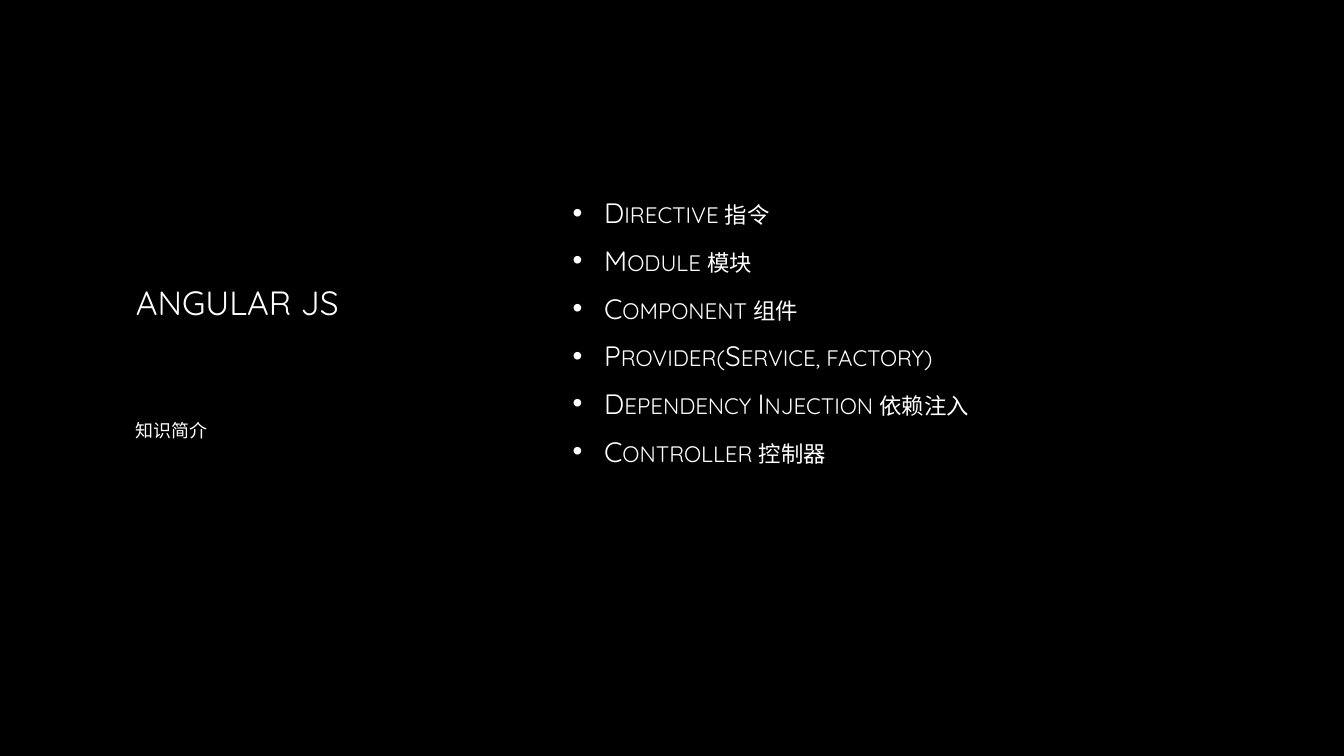
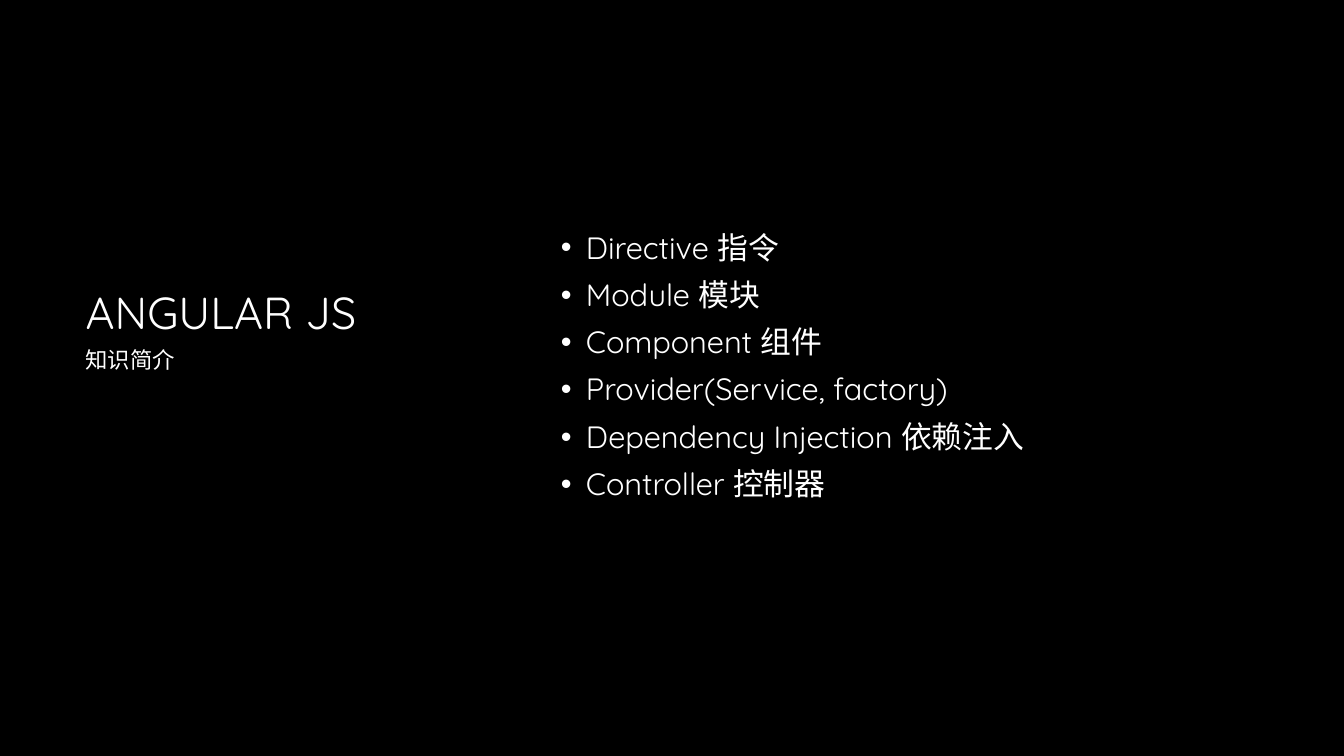
Before and after one commit to lee813/ECVFrontend, a slide deck: slide 31 of 前端课程.pptx (slide 28 before the commit). Drawn at 1344x756 pixels with LibreOffice and Linux fonts; fonts in the diff are those of the drawing; background and template pictures are left out. Boxes give left, top, right and bottom in pixels: in the first picture for what was removed or moved away, otherwise in the second. Text is boxed around its words. In the diff, an @@ line names an element or a change of style, - is before the commit and + after.

```diff
--- a/前端课程.pptx
+++ b/前端课程.pptx
@@ text "Directive 指令": place and size @@
-text "Directive 指令" at <box>707,204,968,464</box>
+text "Directive 指令" at <box>586,233,1024,498</box>
@@ text "Directive 指令" at <box>586,233,1024,498</box>: size 20 to 22 pt, text colour gradient #FFFFFF to #BFBFBF to #FFFFFF, small capitals off; indent changed; line spacing 1 to 0.9 @@
@@ title "ANGULAR JS": place and size @@
-title "ANGULAR JS" at <box>136,291,339,316</box>
+title "ANGULAR JS" at <box>86,297,356,330</box>
@@ title "ANGULAR JS" at <box>86,297,356,330</box>: size 24 to 32 pt, text colour gradient #FFFFFF to #A6A6A6 to #FFFFFF; line spacing 1 to 0.9 @@
@@ text "知识简介": place and size @@
-text "知识简介" at <box>136,422,208,439</box>
+text "知识简介" at <box>86,349,175,370</box>
@@ text "知识简介" at <box>86,349,175,370</box>: text colour gradient #FFFFFF to #BFBFBF to #FFFFFF, small capitals off; line spacing 1 to 0.9; vertical alignment middle to top @@
```
Also in this commit, not shown: 39 other slides changed, 5 slides added, 2 slides removed.
